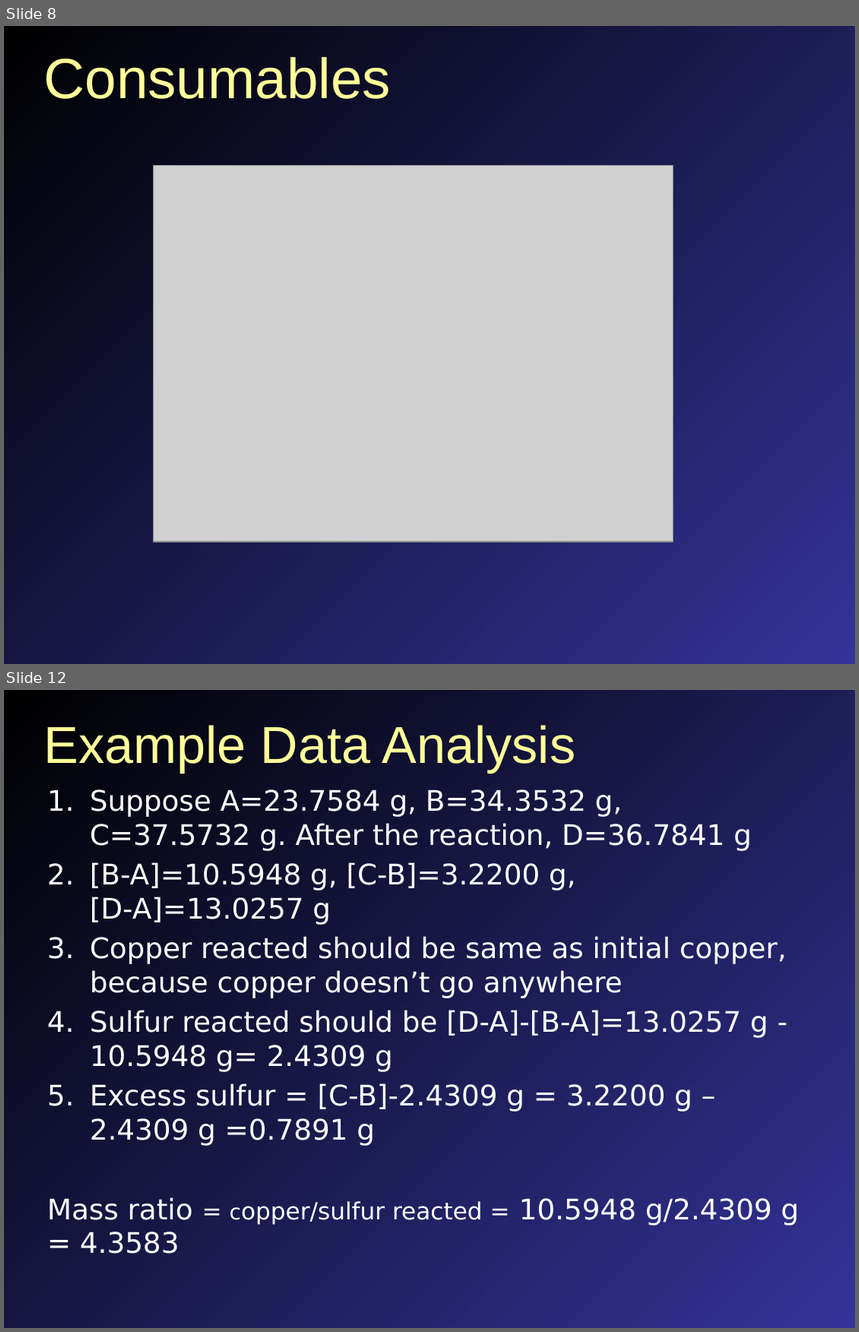
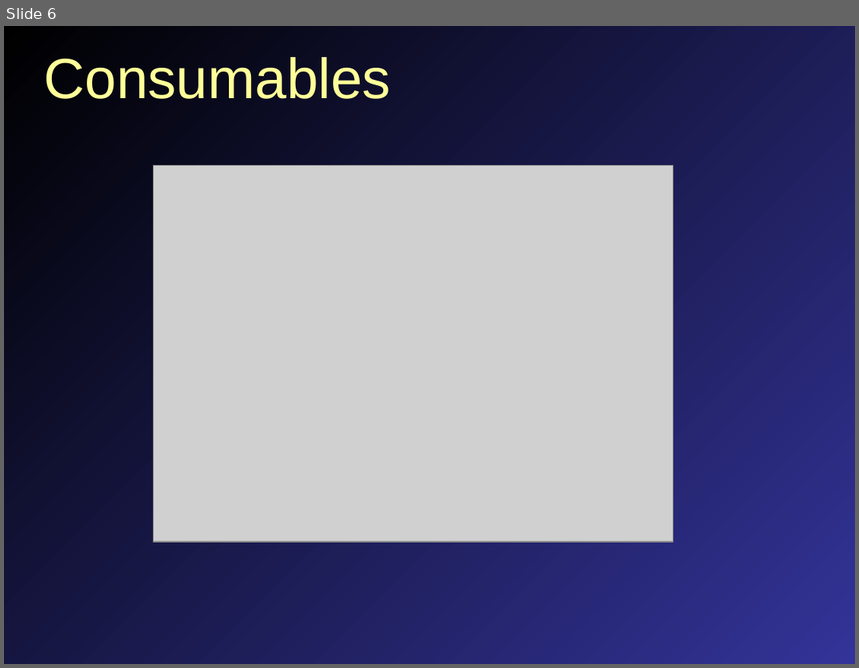
Before and after one commit to mavigozler/mavigozler.github.io, a slide deck: Teaching/Chemistry/Labs/FCC Chem 3A Expt 7a Calorimetry.pptx. Shown one above the other, each under a label of ours: slides 8 and 12 before the commit, slide 6 after it; the slides between them are not shown. The pictures are 859x1332 and 859x668 pixels, drawn with LibreOffice and Linux fonts; fonts in the diff are those of the drawing; grey boxes stand for pictures. Boxes give left, top, right and bottom in pixels: in the first picture for what was removed or moved away, otherwise in the second. Text is boxed around its words. In the diff, an @@ line names an element or a change of style, - is before the commit and + after.

```diff
--- a/Teaching/Chemistry/Labs/FCC Chem 3A Expt 7a Calorimetry.pptx
+++ b/Teaching/Chemistry/Labs/FCC Chem 3A Expt 7a Calorimetry.pptx
@@ slide 12 removed at [4, 690, 855, 1328], background gradient #000000 to #333399 @@
@@ title removed at [44, 725, 576, 773] @@
-Example Data Analysis
@@ text removed at [47, 790, 800, 1254] @@
-1. Suppose A=23.7584 g, B=34.3532 g,
-   C=37.5732 g. After the reaction, D=36.7841 g
-2. [B-A]=10.5948 g, [C-B]=3.2200 g,
-   [D-A]=13.0257 g
-3. Copper reacted should be same as initial copper, because copper doesn’t go anywhere
-4. Sulfur reacted should be [D-A]-[B-A]=13.0257 g - 10.5948 g= 2.4309 g
-5. Excess sulfur = [C-B]-2.4309 g = 3.2200 g – 2.4309 g =0.7891 g
-Mass ratio = copper/sulfur reacted = 10.5948 g/2.4309 g
-= 4.3583
@@ what was slide 8 is now slide 6 @@
```
Also in this commit, not shown: 5 slides changed, 9 slides added, 6 other slides removed, 21 other files.
